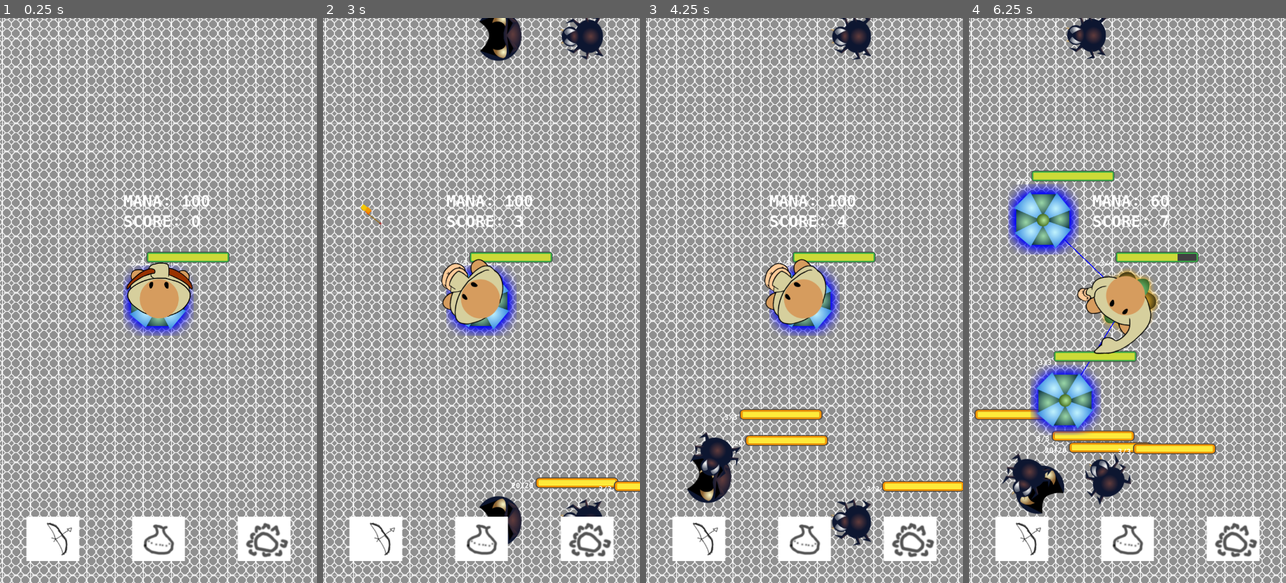
Above: before the commit, frames 1-4 (left to right).
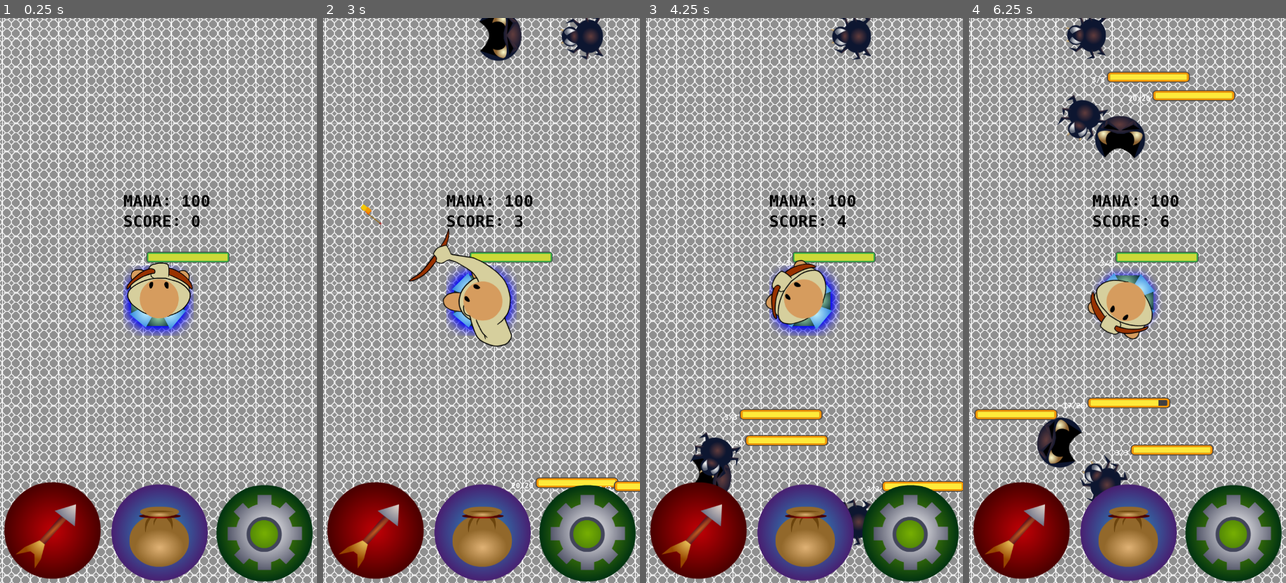
Above: after the commit, the same moments.

Repository: algch/BounceBunny
Game: Godot game, scene res://main.tscn
The game is run twice, just before and just after one commit, with the same random seed, the same clock (stepped at 60 frames per second) and the same inputs.
Inputs (mouse positions are in pixels of both pictures, inside the frame that each line leads up to):
- Up to frame 1 (0.25 s): no input
- Up to frame 2 (3 s): tap Enter at 0.5 s; move the mouse to (465, 413) at 0.52 s; press the mouse at (465, 413) at 0.53 s; move the mouse to (576, 385) at 1.27 s; release the mouse at (576, 385) at 1.28 s; click (576, 385) at 1.35 s; move the mouse to (386, 215) at 2.02 s; press the mouse at (386, 215) at 2.03 s; move the mouse to (497, 300) at 2.77 s; release the mouse at (497, 300) at 2.78 s; click (497, 300) at 2.85 s
- Up to frame 3 (4.25 s): move the mouse to (756, 159) at 3.52 s; press the mouse at (756, 159) at 3.53 s
- Up to frame 4 (6.25 s): move the mouse to (1197, 272) at 4.27 s; release the mouse at (1197, 272) at 4.28 s; click (1197, 272) at 4.35 s; move the mouse to (1064, 328) at 5.02 s; press the mouse at (1064, 328) at 5.03 s; move the mouse to (1159, 176) at 5.77 s; release the mouse at (1159, 176) at 5.78 s; click (1159, 176) at 5.85 s

The runs differ from the first frame. In frame 1, 13% of the frame differs, in the area x 1-99%, y 31-100%; in frame 2, 15%; in frame 3, 13%; in frame 4, 26%, in the area x 1-99%, y 9-100%.

Commit message:
final_version_1

Diff:
--- a/enemies/spider/spider.tscn
+++ b/enemies/spider/spider.tscn
@@ -1,50 +1,46 @@
-[gd_scene load_steps=50 format=2]
+[gd_scene load_steps=46 format=2]
 
 [ext_resource path="res://enemies/spider/spider.gd" type="Script" id=1]
-[ext_resource path="res://enemies/spider/animations/Attack/Spider_Attack0001.png" type="Texture" id=2]
-[ext_resource path="res://enemies/spider/animations/Attack/Spider_Attack0002.png" type="Texture" id=3]
-[ext_resource path="res://enemies/spider/animations/Attack/Spider_Attack0003.png" type="Texture" id=4]
-[ext_resource path="res://enemies/spider/animations/Attack/Spider_Attack0004.png" type="Texture" id=5]
-[ext_resource path="res://enemies/spider/animations/Attack/Spider_Attack0005.png" type="Texture" id=6]
-[ext_resource path="res://enemies/spider/animations/Attack/Spider_Attack0006.png" type="Texture" id=7]
-[ext_resource path="res://enemies/spider/animations/Attack/Spider_Attack0007.png" type="Texture" id=8]
-[ext_resource path="res://enemies/spider/animations/Attack/Spider_Attack0008.png" type="Texture" id=9]
-[ext_resource path="res://enemies/spider/animations/Attack/Spider_Attack0009.png" type="Texture" id=10]
-[ext_resource path="res://enemies/spider/animations/Attack/Spider_Attack0010.png" type="Texture" id=11]
-[ext_resource path="res://enemies/spider/animations/Attack/Spider_Attack0011.png" type="Texture" id=12]
-[ext_resource path="res://enemies/spider/animations/Attack/Spider_Attack0012.png" type="Texture" id=13]
-[ext_resource path="res://enemies/spider/animations/Attack/Spider_Attack0013.png" type="Texture" id=14]
-[ext_resource path="res://enemies/spider/animations/Attack/Spider_Attack0014.png" type="Texture" id=15]
-[ext_resource path="res://enemies/spider/animations/Attack/Spider_Attack0015.png" type="Texture" id=16]
-[ext_resource path="res://enemies/spider/animations/Attack/Spider_Attack0016.png" type="Texture" id=17]
-[ext_resource path="res://enemies/spider/animations/Attack/Spider_Attack0017.png" type="Texture" id=18]
-[ext_resource path="res://enemies/spider/animations/Attack/Spider_Attack0018.png" type="Texture" id=19]
-[ext_resource path="res://enemies/spider/animations/Attack/Spider_Attack0019.png" type="Texture" id=20]
-[ext_resource path="res://enemies/spider/animations/Attack/Spider_Attack0020.png" type="Texture" id=21]
-[ext_resource path="res://enemies/spider/animations/Attack/Spider_Attack0021.png" type="Texture" id=22]
-[ext_resource path="res://enemies/spider/animations/Attack/Spider_Attack0022.png" type="Texture" id=23]
-[ext_resource path="res://enemies/spider/animations/Attack/Spider_Attack0023.png" type="Texture" id=24]
-[ext_resource path="res://enemies/spider/animations/Attack/Spider_Attack0024.png" type="Texture" id=25]
-[ext_resource path="res://enemies/spider/animations/Attack/Spider_Attack0025.png" type="Texture" id=26]
-[ext_resource path="res://enemies/spider/animations/Walking/Spider_Walking0001.png" type="Texture" id=27]
-[ext_resource path="res://enemies/spider/animations/Walking/Spider_Walking0002.png" type="Texture" id=28]
-[ext_resource path="res://enemies/spider/animations/Walking/Spider_Walking0003.png" type="Texture" id=29]
-[ext_resource path="res://enemies/spider/animations/Walking/Spider_Walking0004.png" type="Texture" id=30]
-[ext_resource path="res://enemies/spider/animations/Walking/Spider_Walking0005.png" type="Texture" id=31]
-[ext_resource path="res://enemies/spider/animations/Walking/Spider_Walking0006.png" type="Texture" id=32]
-[ext_resource path="res://enemies/spider/animations/Walking/Spider_Walking0007.png" type="Texture" id=33]
-[ext_resource path="res://enemies/spider/animations/Walking/Spider_Walking0008.png" type="Texture" id=34]
-[ext_resource path="res://enemies/spider/animations/Walking/Spider_Walking0009.png" type="Texture" id=35]
-[ext_resource path="res://enemies/spider/animations/Walking/Spider_Walking0010.png" type="Texture" id=36]
-[ext_resource path="res://enemies/spider/animations/Walking/Spider_Walking0011.png" type="Texture" id=37]
-[ext_resource path="res://enemies/spider/animations/Walking/Spider_Walking0012.png" type="Texture" id=38]
-[ext_resource path="res://enemies/spider/animations/Walking/Spider_Walking0013.png" type="Texture" id=39]
-[ext_resource path="res://enemies/spider/animations/Walking/Spider_Walking0014.png" type="Texture" id=40]
-[ext_resource path="res://enemies/spider/animations/Walking/Spider_Walking0015.png" type="Texture" id=41]
-[ext_resource path="res://enemies/spider/animations/Walking/Spider_Walking0016.png" type="Texture" id=42]
-[ext_resource path="res://fonts/default-font.ttf" type="DynamicFontData" id=43]
-[ext_resource path="res://enemies/gui/life_bar_bg.png" type="Texture" id=44]
-[ext_resource path="res://enemies/gui/life_bar_fill.png" type="Texture" id=45]
+[ext_resource path="res://enemies/spider/animations/Attack/Spider_Attack0005.png" type="Texture" id=2]
+[ext_resource path="res://enemies/spider/animations/Attack/Spider_Attack0006.png" type="Texture" id=3]
+[ext_resource path="res://enemies/spider/animations/Attack/Spider_Attack0007.png" type="Texture" id=4]
+[ext_resource path="res://enemies/spider/animations/Attack/Spider_Attack0008.png" type="Texture" id=5]
+[ext_resource path="res://enemies/spider/animations/Attack/Spider_Attack0009.png" type="Texture" id=6]
+[ext_resource path="res://enemies/spider/animations/Attack/Spider_Attack0010.png" type="Texture" id=7]
+[ext_resource path="res://enemies/spider/animations/Attack/Spider_Attack0011.png" type="Texture" id=8]
+[ext_resource path="res://enemies/spider/animations/Attack/Spider_Attack0012.png" type="Texture" id=9]
+[ext_resource path="res://enemies/spider/animations/Attack/Spider_Attack0013.png" type="Texture" id=10]
+[ext_resource path="res://enemies/spider/animations/Attack/Spider_Attack0014.png" type="Texture" id=11]
+[ext_resource path="res://enemies/spider/animations/Attack/Spider_Attack0015.png" type="Texture" id=12]
+[ext_resource path="res://enemies/spider/animations/Attack/Spider_Attack0016.png" type="Texture" id=13]
+[ext_resource path="res://enemies/spider/animations/Attack/Spider_Attack0017.png" type="Texture" id=14]
+[ext_resource path="res://enemies/spider/animations/Attack/Spider_Attack0018.png" type="Texture" id=15]
+[ext_resource path="res://enemies/spider/animations/Attack/Spider_Attack0019.png" type="Texture" id=16]
+[ext_resource path="res://enemies/spider/animations/Attack/Spider_Attack0020.png" type="Texture" id=17]
+[ext_resource path="res://enemies/spider/animations/Attack/Spider_Attack0021.png" type="Texture" id=18]
+[ext_resource path="res://enemies/spider/animations/Attack/Spider_Attack0022.png" type="Texture" id=19]
+[ext_resource path="res://enemies/spider/animations/Attack/Spider_Attack0023.png" type="Texture" id=20]
+[ext_resource path="res://enemies/spider/animations/Attack/Spider_Attack0024.png" type="Texture" id=21]
+[ext_resource path="res://enemies/spider/animations/Attack/Spider_Attack0025.png" type="Texture" id=22]
+[ext_resource path="res://enemies/spider/animations/Walking/Spider_Walking0001.png" type="Texture" id=23]
+[ext_resource path="res://enemies/spider/animations/Walking/Spider_Walking0002.png" type="Texture" id=24]
+[ext_resource path="res://enemies/spider/animations/Walking/Spider_Walking0003.png" type="Texture" id=25]
+[ext_resource path="res://enemies/spider/animations/Walking/Spider_Walking0004.png" type="Texture" id=26]
+[ext_resource path="res://enemies/spider/animations/Walking/Spider_Walking0005.png" type="Texture" id=27]
+[ext_resource path="res://enemies/spider/animations/Walking/Spider_Walking0006.png" type="Texture" id=28]
+[ext_resource path="res://enemies/spider/animations/Walking/Spider_Walking0007.png" type="Texture" id=29]
+[ext_resource path="res://enemies/spider/animations/Walking/Spider_Walking0008.png" type="Texture" id=30]
+[ext_resource path="res://enemies/spider/animations/Walking/Spider_Walking0009.png" type="Texture" id=31]
+[ext_resource path="res://enemies/spider/animations/Walking/Spider_Walking0010.png" type="Texture" id=32]
+[ext_resource path="res://enemies/spider/animations/Walking/Spider_Walking0011.png" type="Texture" id=33]
+[ext_resource path="res://enemies/spider/animations/Walking/Spider_Walking0012.png" type="Texture" id=34]
+[ext_resource path="res://enemies/spider/animations/Walking/Spider_Walking0013.png" type="Texture" id=35]
+[ext_resource path="res://enemies/spider/animations/Walking/Spider_Walking0014.png" type="Texture" id=36]
+[ext_resource path="res://enemies/spider/animations/Walking/Spider_Walking0015.png" type="Texture" id=37]
+[ext_resource path="res://enemies/spider/animations/Walking/Spider_Walking0016.png" type="Texture" id=38]
+[ext_resource path="res://fonts/default-font.ttf" type="DynamicFontData" id=39]
+[ext_resource path="res://enemies/gui/life_bar_bg.png" type="Texture" id=40]
+[ext_resource path="res://enemies/gui/life_bar_fill.png" type="Texture" id=41]
 
 [sub_resource type="RectangleShape2D" id=1]
 extents = Vector2( 40, 40 )
@@ -54,19 +50,19 @@
 
 [sub_resource type="SpriteFrames" id=3]
 animations = [ {
-"frames": [ ExtResource( 2 ), ExtResource( 3 ), ExtResource( …(301 unchanged characters)…  ), ExtResource( 21 ), ExtResource( 22 ), ExtResource( 23 ), ExtResource( 24 ), ExtResource( 25 ), ExtResource( 26 ) ],
+"frames": [ ExtResource( 2 ), ExtResource( 3 ), ExtResource( …(301 unchanged characters)…  ), ExtResource( 21 ), ExtResource( 22 ) ],
 "loop": true,
 "name": "attack",
 "speed": 24.0
 }, {
-"frames": [ ExtResource( 27 ), ExtResource( 28 ), ExtResource( 29 ), ExtResource( 30 ), ExtResource( 31 ), ExtResource( 32 ), ExtResource( 33 ), ExtResource( 34 ), ExtResource( 35 ), ExtResource( 36 ), ExtResource( 37 ), ExtResource( 38 ), ExtResource( 39 ), ExtResource( 40 ), ExtResource( 41 ), ExtResource( 42 ) ],
+"frames": [ ExtResource( 23 ), ExtResource( 24 ), ExtResource( 25 ), ExtResource( 26 ), ExtResource( 27 ), ExtResource( 28 ), ExtResource( 29 ), ExtResource( 30 ), ExtResource( 31 ), ExtResource( 32 ), ExtResource( 33 ), ExtResource( 34 ), ExtResource( 35 ), ExtResource( 36 ), ExtResource( 37 ), ExtResource( 38 ) ],
 "loop": true,
 "name": "walk",
 "speed": 24.0
 } ]
 
 [sub_resource type="DynamicFont" id=4]
-font_data = ExtResource( 43 )
+font_data = ExtResource( 39 )
 
 [node name="spider" type="KinematicBody2D" groups=[
 "affected_by_weapons",
--- a/engine/main.gd
+++ b/engine/main.gd
@@ -6,12 +6,12 @@
 
 var difficulty = 0
 
-var MAX_SPIDERS = 25
+var MAX_SPIDERS = 10
 var MAX_SPAWNER_HEALTH = 20.0
 var MAX_SPAWNER_HEALTH_RECOVERY = 0.5
 
 var MAX_SPIDER_SPEED = 100
-var MAX_SPIDER_DAMAGE = 2.0
+var MAX_SPIDER_DAMAGE = 0.5
 var MAX_SPIDER_HEALTH = 3.0
 
 onready var plants_graph = {}
@@ -19,13 +19,13 @@
 func increaseScore():
 	score += 1
 	difficulty = int(score/500)
-	MAX_SPIDERS = 10 + difficulty
-	MAX_SPAWNER_HEALTH = 20.0 + (0.5 * difficulty)
-	MAX_SPAWNER_HEALTH_RECOVERY = 0.5 + (0.1 * difficulty)
+	MAX_SPIDERS = MAX_SPIDERS + difficulty
+	MAX_SPAWNER_HEALTH = MAX_SPAWNER_HEALTH + (0.5 * difficulty)
+	MAX_SPAWNER_HEALTH_RECOVERY = MAX_SPAWNER_HEALTH_RECOVERY + (0.1 * difficulty)
 
-	MAX_SPIDER_SPEED = 100 + (10 * difficulty)
-	MAX_SPIDER_DAMAGE = 2.0 + (0.1 * difficulty)
-	MAX_SPIDER_HEALTH = 3.0 + (0.25 * difficulty)
+	MAX_SPIDER_SPEED = MAX_SPIDER_SPEED + (10 * difficulty)
+	MAX_SPIDER_DAMAGE = MAX_SPIDER_DAMAGE + (0.1 * difficulty)
+	MAX_SPIDER_HEALTH = MAX_SPIDER_HEALTH + (0.25 * difficulty)
 
 func addNode(source, dest):
 	var source_id = source.get_instance_id()
--- a/plants/plant.gd
+++ b/plants/plant.gd
@@ -19,7 +19,7 @@
 var current_level = 1
 var line_color = Color(0, 0, 1)
 var neighbors = []
-var damage = 3
+var projectile_damage = 0.5
 
 
 func _on_score_timer_timeout():
@@ -66,7 +66,7 @@
 
 	projectile.position = position + offset
 	projectile.direction = direction
-	projectile.MAX_DAMAGE = damage
+	projectile.MAX_DAMAGE = projectile_damage
 
 	projectile.power = power
 
@@ -125,17 +125,17 @@
 		current_level = 1
 		max_health = 3.0
 		line_color = Color(0, 0, 1)
-		damage = 3.0
+		projectile_damage = 0.5
 	if neighbors_count > 1 and neighbors_count < 5:
 		current_level = 2
 		max_health = 4.0
 		line_color = Color(0, 1, 0)
-		damage = 4.0
+		projectile_damage = 1.0
 	if neighbors_count >= 5:
 		current_level = 3
 		max_health = 5.0
 		line_color = Color(1, 0, 0)
-		damage = 5.0
+		projectile_damage = 1.5
 
 	if health > max_health:
 		health = max_health
--- a/player/player.gd
+++ b/player/player.gd
@@ -32,22 +32,11 @@
 	default_font.size = 22
 	current_plant = get_node('/root/main/plant/')
 
-func _on_weaponSwitcher_pressed():
-	if current_state == STATE.charging:
-		return
-	var animation_name
-	var part = 0 if current_state == STATE.idle else 1
-	match current_weapon:
-		globals.PROJECTILE_TYPES.ATTACK:
-			current_weapon = globals.PROJECTILE_TYPES.SUMMON
-			animation_name = 'summon_' + str(part)
-		globals.PROJECTILE_TYPES.SUMMON:
-			current_weapon = globals.PROJECTILE_TYPES.ATTACK
-			animation_name = 'bow_' + str(part)
-
-	$animation.set_animation(animation_name)
-	$animation.set_frame(0)
-	$animation.stop()
+	$pauseScreen.visible = false
+	$resumeRestart.visible = false
+	$resumeRestart.set_process(false)
+	$quit.visible = false
+	$quit.set_process(false)
 
 
 func summonPlant(power, direction):
@@ -82,6 +71,40 @@
 	get_node('/root/main/').add_child(projectile)
 	$animation.play('attack')
 
+func _on_bow_released():
+	current_weapon = globals.PROJECTILE_TYPES.ATTACK
+	$animation.set_animation('bow_0')
+	$animation.set_frame(0)
+	$animation.stop()
+
+func _on_seed_released():
+	current_weapon = globals.PROJECTILE_TYPES.SUMMON
+	$animation.set_animation('summon_0')
+	$animation.set_frame(0)
+	$animation.stop()
+
+func _on_options_released():
+	get_tree().paused = true
+	$pauseScreen.visible = true
+	$resumeRestart.visible = true
+	$resumeRestart.set_process(true)
+	$quit.visible = true
+	$quit.set_process(true)
+
+func _on_quit_released():
+	get_tree().quit()
+
+func _on_resumeRestart_released():
+	current_state = STATE.idle
+	if get_tree().paused:
+		get_tree().paused = false
+		$pauseScreen.visible = false
+		$resumeRestart.visible = false
+		$resumeRestart.set_process(false)
+		$quit.visible = false
+		$quit.set_process(false)
+	if main.GAME_OVER:
+		get_tree().reload_current_scene()
 
 func pollInput():
 	if Input.is_action_pressed('touch') and current_state != STATE.charging:
--- a/player/player.tscn
+++ b/player/player.tscn
@@ -48,9 +48,12 @@
 [ext_resource path="res://player/animations/attack/Player0024.png" type="Texture" id=46]
 [ext_resource path="res://player/animations/attack/Player0025.png" type="Texture" id=47]
 [ext_resource path="res://fonts/default-font.ttf" type="DynamicFontData" id=48]
-[ext_resource path="res://player/sprites/bow_button.png" type="Texture" id=49]
-[ext_resource path="res://player/sprites/seed_button.png" type="Texture" id=50]
-[ext_resource path="res://player/sprites/options_button.png" type="Texture" id=51]
+[ext_resource path="res://player/sprites/1.png" type="Texture" id=49]
+[ext_resource path="res://player/sprites/2.png" type="Texture" id=50]
+[ext_resource path="res://player/sprites/3.png" type="Texture" id=51]
+[ext_resource path="res://player/sprites/pause_screen.png" type="Texture" id=52]
+[ext_resource path="res://player/sprites/4.png" type="Texture" id=53]
+[ext_resource path="res://player/sprites/5.png" type="Texture" id=54]
 
 [sub_resource type="SpriteFrames" id=1]
 animations = [ {
@@ -75,9 +78,6 @@
 "speed": 24.0
 } ]
 
-[sub_resource type="RectangleShape2D" id=2]
-extents = Vector2( 50, 50 )
-
 [sub_resource type="RectangleShape2D" id=3]
 extents = Vector2( 85, 60 )
 
@@ -85,14 +85,24 @@
 size = 36
 font_data = ExtResource( 48 )
 
-[sub_resource type="RectangleShape2D" id=6]
-extents = Vector2( 120, 100 )
+[sub_resource type="CircleShape2D" id=5]
+radius = 110.0
 
-[sub_resource type="RectangleShape2D" id=7]
-extents = Vector2( 120, 100 )
+[sub_resource type="CircleShape2D" id=6]
+radius = 110.0
 
-[sub_resource type="RectangleShape2D" id=5]
-extents = Vector2( 120, 100 )
+[sub_resource type="CircleShape2D" id=7]
+radius = 110.0
+
+[sub_resource type="DynamicFont" id=10]
+size = 100
+font_data = ExtResource( 48 )
+
+[sub_resource type="CircleShape2D" id=8]
+radius = 110.0
+
+[sub_resource type="CircleShape2D" id=9]
+radius = 110.0
 
 [node name="player" type="Position2D"]
 z_index = 1
@@ -101,10 +111,6 @@
 [node name="animation" type="AnimatedSprite" parent="."]
 frames = SubResource( 1 )
 animation = "bow_0"
-
-[node name="weaponSwitcher" type="TouchScreenButton" parent="."]
-z_index = 1
-shape = SubResource( 2 )
 
 [node name="Camera2D" type="Camera2D" parent="."]
 current = true
@@ -129,25 +135,62 @@
 margin_right = 242.0
 margin_bottom = 89.0
 custom_fonts/font = SubResource( 4 )
+custom_colors/font_color = Color( 0.00392157, 0, 0, 1 )
 text = "MANA: 100.0
 SCORE: 0"
 
 [node name="bow" type="TouchScreenButton" parent="."]
-position = Vector2( -300, 490 )
+position = Vector2( -399.21, 355.586 )
 normal = ExtResource( 49 )
-shape = SubResource( 6 )
+shape = SubResource( 5 )
 action = "use_bow"
 
 [node name="seed" type="TouchScreenButton" parent="."]
-position = Vector2( -60, 490 )
+position = Vector2( -156.01, 360.387 )
 normal = ExtResource( 50 )
-shape = SubResource( 7 )
+shape = SubResource( 6 )
 action = "use_seed"
 
 [node name="options" type="TouchScreenButton" parent="."]
-position = Vector2( 180, 490 )
+position = Vector2( 82.3901, 361.987 )
 normal = ExtResource( 51 )
-shape = SubResource( 5 )
+shape = SubResource( 7 )
 action = "pause"
+
+[node name="pauseScreen" type="Sprite" parent="."]
+pause_mode = 2
+visible = false
+z_index = 2
+texture = ExtResource( 52 )
+
+[node name="Label" type="Label" parent="pauseScreen"]
+margin_left = -270.428
+margin_top = -536.055
+margin_right = 269.572
+margin_bottom = -419.055
+custom_fonts/font = SubResource( 10 )
+text = "P A U S E"
+
+[node name="resumeRestart" type="TouchScreenButton" parent="."]
+pause_mode = 2
+visible = false
+position = Vector2( -371.238, -334.434 )
+z_index = 3
+normal = ExtResource( 53 )
+shape = SubResource( 8 )
+action = "resume_restart"
+
+[node name="quit" type="TouchScreenButton" parent="."]
+pause_mode = 2
+visible = false
+position = Vector2( 36.8036, -318.432 )
+z_index = 3
+normal = ExtResource( 54 )
+shape = SubResource( 9 )
+action = "quit"
 [connection signal="animation_finished" from="animation" to="." method="_on_animation_finished"]
-[connection signal="pressed" from="weaponSwitcher" to="." method="_on_weaponSwitcher_pressed"]
+[connection signal="released" from="bow" to="." method="_on_bow_released"]
+[connection signal="released" from="seed" to="." method="_on_seed_released"]
+[connection signal="released" from="options" to="." method="_on_options_released"]
+[connection signal="released" from="resumeRestart" to="." method="_on_resumeRestart_released"]
+[connection signal="released" from="quit" to="." method="_on_quit_released"]
--- a/project.godot
+++ b/project.godot
@@ -41,6 +41,26 @@
 "events": [ Object(InputEventMouseButton,"resource_local_to_scene":false,"resource_name":"","device":-1,"alt":false,"sh …(213 unchanged characters)…
  ]
 }
+use_bow={
+"deadzone": 0.5,
+"events": [  ]
+}
+use_seed={
+"deadzone": 0.5,
+"events": [  ]
+}
+pause={
+"deadzone": 0.5,
+"events": [  ]
+}
+resume_restart={
+"deadzone": 0.5,
+"events": [  ]
+}
+quit={
+"deadzone": 0.5,
+"events": [  ]
+}
 
 [input_devices]
 
Not shown: 1 places in enemies/spider/spider.tscn that only renumber resources
Not shown: 1 places in player/player.tscn that only renumber resources
Binary file added: player/sprites/1.png
Binary file added: player/sprites/2.png
Binary file added: player/sprites/3.png
Binary file added: player/sprites/4.png
Binary file added: player/sprites/5.png
Binary file added: player/sprites/pause_screen.png
